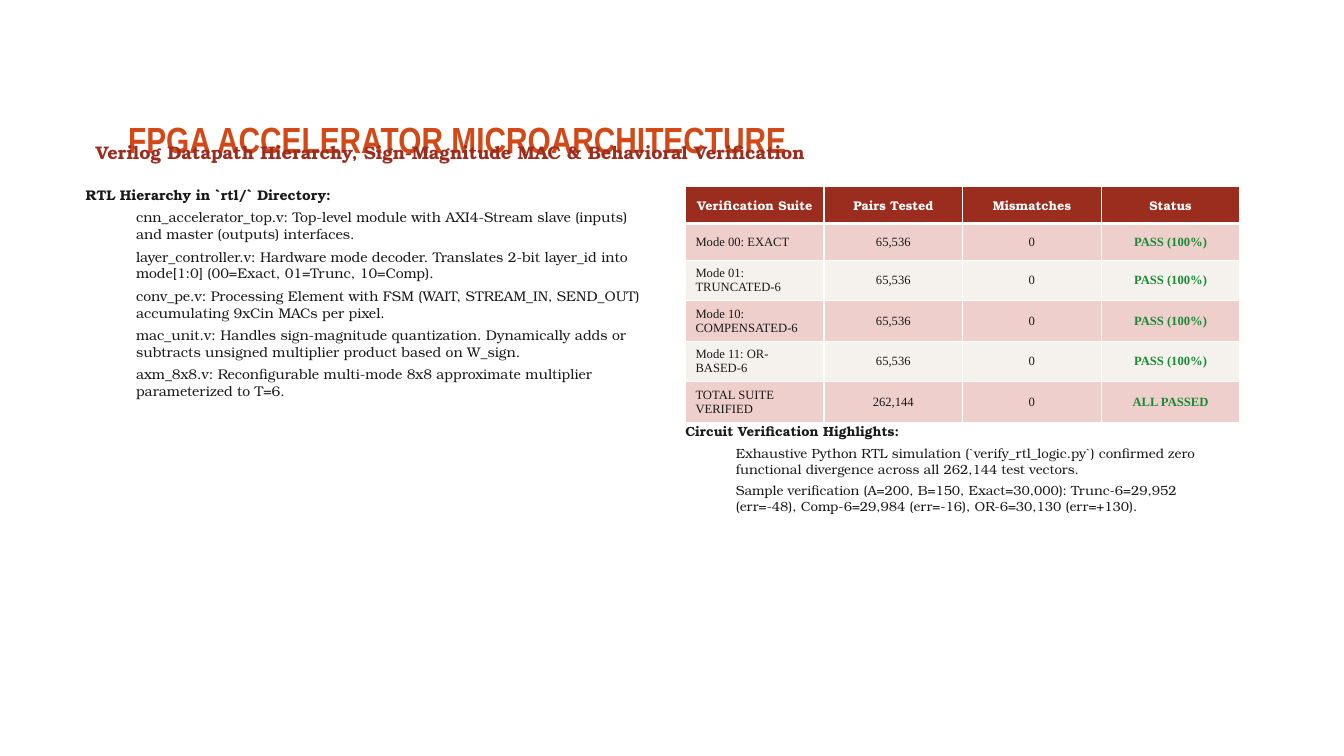
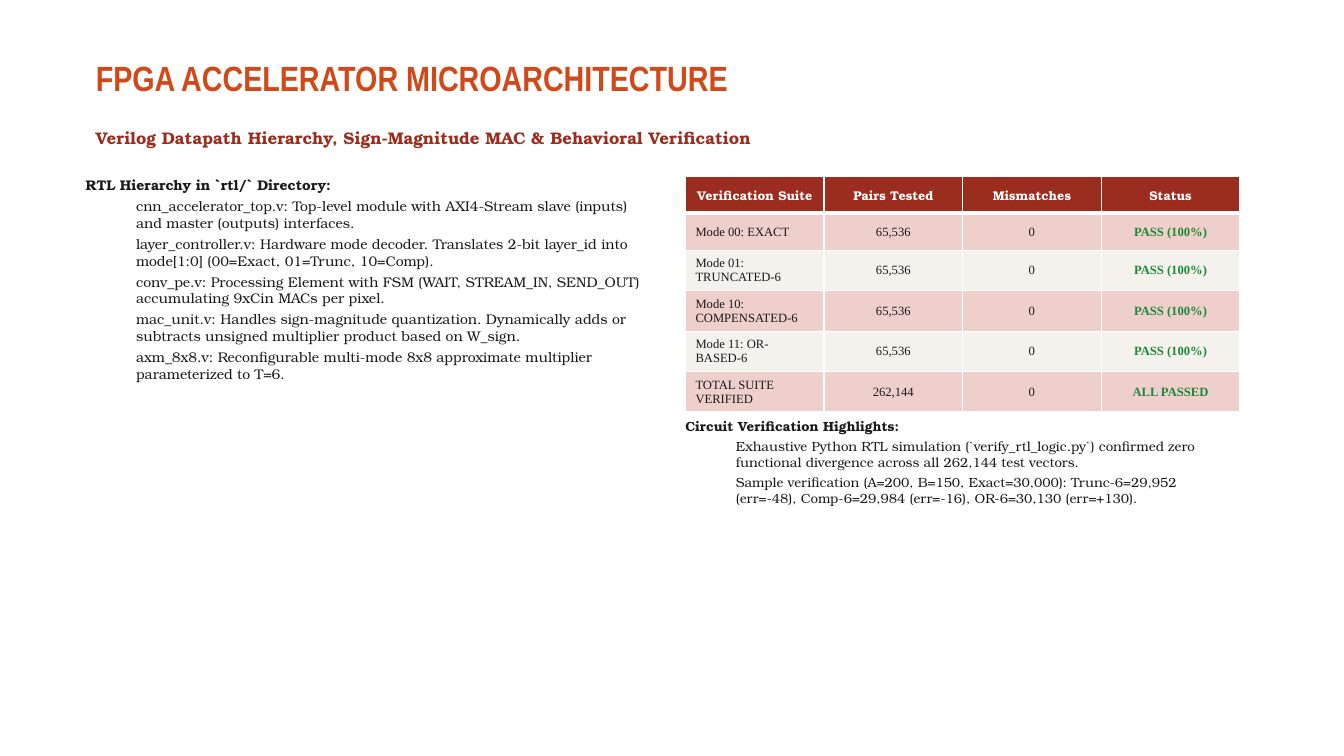
Before and after one commit to ThallapureddyVenkataRamCharanReddy/sensitivity-approx-mult-cnn, a slide deck: slide 14 of Project_Presentation_Complete.pptx. Drawn at 1344x756 pixels with LibreOffice and Linux fonts; fonts in the diff are those of the drawing; background and template pictures are left out. Boxes give left, top, right and bottom in pixels: in the first picture for what was removed or moved away, otherwise in the second. Text is boxed around its words. In the diff, an @@ line names an element or a change of style, - is before the commit and + after.

Commit message:
Fix presentation layout, eliminate duplicate table and shape overlaps across all slides

```diff
--- a/Project_Presentation_Complete.pptx
+++ b/Project_Presentation_Complete.pptx
@@ title "FPGA ACCELERATOR MICROARCHITECTURE": place and size @@
-title "FPGA ACCELERATOR MICROARCHITECTURE" at <box>128,124,786,160</box>
+title "FPGA ACCELERATOR MICROARCHITECTURE" at <box>96,66,727,92</box>
@@ title "FPGA ACCELERATOR MICROARCHITECTURE" at <box>96,66,727,92</box>: size 26 to 25 pt @@
@@ text "Verilog Datapath Hierarchy, Sign-Magnitude MAC ...": place and size @@
-text "Verilog Datapath Hierarchy, Sign-Magnitude MAC ..." at <box>96,140,805,165</box>
+text "Verilog Datapath Hierarchy, Sign-Magnitude MAC ..." at <box>96,131,750,148</box>
@@ text "Verilog Datapath Hierarchy, Sign-Magnitude MAC ..." at <box>96,131,750,148</box>: size 13 to 12 pt @@
@@ text "RTL Hierarchy in `rtl/` Directory:" at <box>86,179,640,383</box>: less space between paragraphs @@
@@ text "RTL Hierarchy in `rtl/` Directory:": place and size @@
-text "RTL Hierarchy in `rtl/` Directory:" at <box>86,189,640,400</box>
+text "RTL Hierarchy in `rtl/` Directory:" at <box>86,179,640,383</box>
@@ table: place and size @@
-table at <box>686,187,1242,417</box>
+table at <box>686,176,1242,407</box>
@@ text "Circuit Verification Highlights:" at <box>685,421,1194,506</box>: less space between paragraphs @@
```
Also in this commit, not shown: 19 other slides changed, 1 other file.
